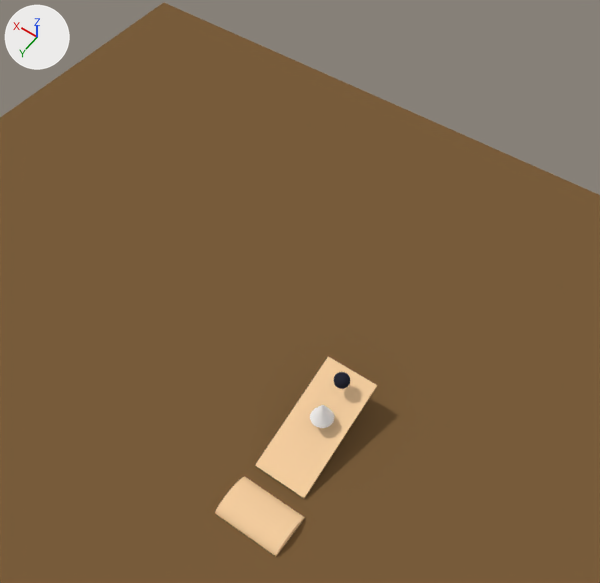
An edit to the Blender file android/assets/entities/testScene/testScene.blend, drawn before and after from the same camera.
Both versions are drawn from a 50 mm camera at (-5.63, 4.95, 17.72) aimed at (2.52, -6.47, -0.23). Lighting does not change. The marker at upper left points along +X, +Y and +Z.

In view in the first picture: 'bump_model', 'cone_model', 'floor_model', 'ramp_model', 'sphere_model'.
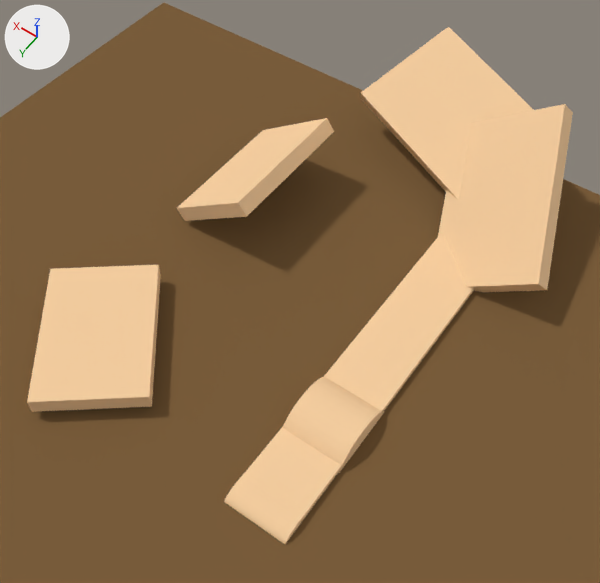
Where the newer file only moved an object's origin or applied its transform, the numbers keep the older frame.

What differs and where, as boxes (x1, y1, x2, y2) in the pictures (600 x 583 px):
'ramp_model', reshaped
    before: (255, 357, 377, 498)
    after: (245, 233, 474, 522)
'wall_model', added (beige)
    after: (438, 104, 573, 292)
'dd_model', added (beige)
    after: (27, 265, 161, 412)
'wall2_model', added (beige)
    after: (361, 27, 534, 200)
'cc_model', added (beige)
    after: (177, 118, 334, 221)
'bump2_model', added (beige)
    after: (282, 377, 384, 473)
'bump_model', moved
    before: (215, 477, 305, 556)
    after: (224, 473, 312, 544)
'cone_model', deleted
    before: (310, 405, 334, 428)
'sphere_model', deleted
    before: (334, 372, 350, 389)

What changed in the scene script:
```text
Change me_ramp_model:
    where me_ramp_model.from_pydata(...)  # 8 vertices, 6 faces; spans x -0.71..0.71, y -1.59..1.59, z -0.02..0.02
    used by ob_ramp_model
    me_ramp_model part 1
    me_ramp_model.vertices[0].co: (-0.71, -1.59, -0.02) -> (-0.99, 8.06, 3.02)  # pixel (303, 498) -> not seen
    me_ramp_model.vertices[1].co: (-0.71, -1.59, 0.02) -> (-0.99, 8.11, 2.86)  # pixel (304, 498) -> not seen
    me_ramp_model.vertices[2].co: (-0.71, 1.59, -0.02) -> (-0.99, -2.1, -0.13)  # pixel (377, 385) -> pixel (300, 523)
    me_ramp_model.vertices[3].co: (-0.71, 1.59, 0.02) -> (-0.99, -2.05, -0.28)  # pixel (377, 385) -> pixel (300, 520)
    me_ramp_model.vertices[4].co: (0.71, -1.59, -0.02) -> (0.75, 8.06, 3.02)  # pixel (255, 465) -> not seen
    me_ramp_model.vertices[5].co: (0.71, -1.59, 0.02) -> (0.75, 8.11, 2.86)  # pixel (255, 465) -> not seen
    me_ramp_model.vertices[6].co: (0.71, 1.59, -0.02) -> (0.75, -2.1, -0.13)  # pixel (328, 356) -> not seen
    me_ramp_model.vertices[7].co: (0.71, 1.59, 0.02) -> (0.75, -2.05, -0.28)  # pixel (328, 357) -> pixel (239, 478)
Add me_bump2_model:
    me_bump2_model.from_pydata(...)  # 32 vertices, 18 faces; spans x -0.87..0.87, y -1.04..1.06, z 0.1..0.81
    me_bump2_model.materials.append(mat_material)  # beige #f7d0a1
Add me_wall_model:
    me_wall_model.from_pydata(...)  # a box spanning x -2.62..2.62, y -1.72..1.72, z -0.24..0.24
    me_wall_model.materials.append(mat_material)  # beige #f7d0a1
Add me_cc_model:
    me_cc_model.from_pydata(...)  # a box spanning x -1.47..1.47, y -2.1..2.1, z -0.23..0.23
    me_cc_model.materials.append(mat_material)  # beige #f7d0a1
Change ob_bump_model:
    ob_bump_model.location: (-0.4, -0.81, -0.52) -> (-0.4, -1.14, -0.52)
Remove ob_sphere_model:
    ob_sphere_model = bpy.data.objects.new('sphere_model', me_sphere_model)
    ob_sphere_model.location = (-0.33, -4.18, 0.86)
    ob_sphere_model.rotation_mode = 'AXIS_ANGLE'
    ob_sphere_model.rotation_axis_angle = (0.0175, 1.0, 0.0, 0.0)
Remove ob_cone_model:
    ob_cone_model = bpy.data.objects.new('cone_model', me_cone_model)
    ob_cone_model.location = (-0.37, -3.31, 0.68)
Add ob_bump2_model:
    ob_bump2_model = bpy.data.objects.new('bump2_model', me_bump2_model)
    ob_bump2_model.location = (-0.41, -3.77, -0.72)
Add ob_wall_model:
    ob_wall_model = bpy.data.objects.new('wall_model', me_wall_model)
    ob_wall_model.location = (-0.64, -11.71, 0.78)
    ob_wall_model.rotation_euler = (0.663, -3.532, -1.182)  # degrees (38, -202, -68)
Add ob_wall2_model:
    ob_wall2_model = bpy.data.objects.new('wall2_model', me_wall_model.copy())
    ob_wall2_model.location = (1.94, -13.89, 1.03)
    ob_wall2_model.rotation_euler = (0.381, -3.289, -0.351)  # degrees (22, -188, -20)
Add ob_cc_model:
    ob_cc_model = bpy.data.objects.new('cc_model', me_cc_model)
    ob_cc_model.location = (5.8, -8.81, 0.69)
    ob_cc_model.rotation_euler = (0.0, 0.607, 0.0)  # degrees (0, 35, 0)
Add ob_dd_model:
    ob_dd_model = bpy.data.objects.new('dd_model', me_cc_model.copy())
    ob_dd_model.location = (5.88, -2.15, -0.03)
    ob_dd_model.rotation_euler = (0.0, 0.0, 0.67)  # degrees (0, 0, 38)
```
